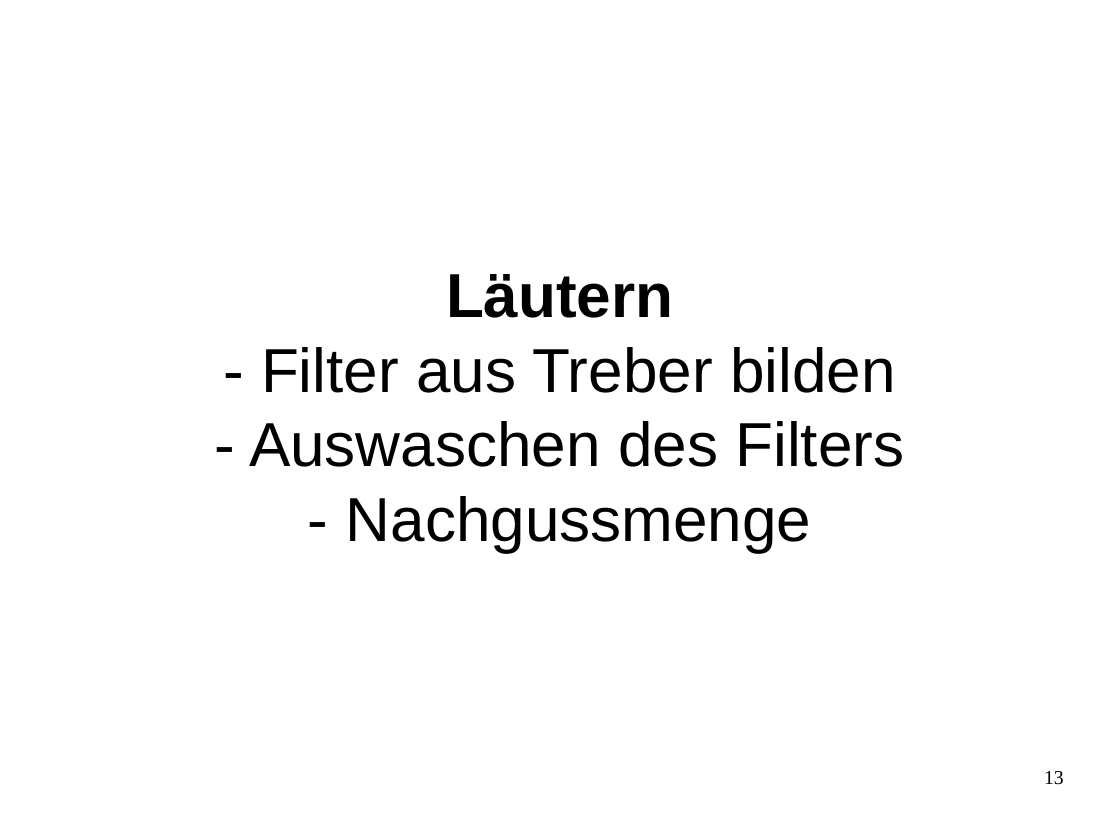
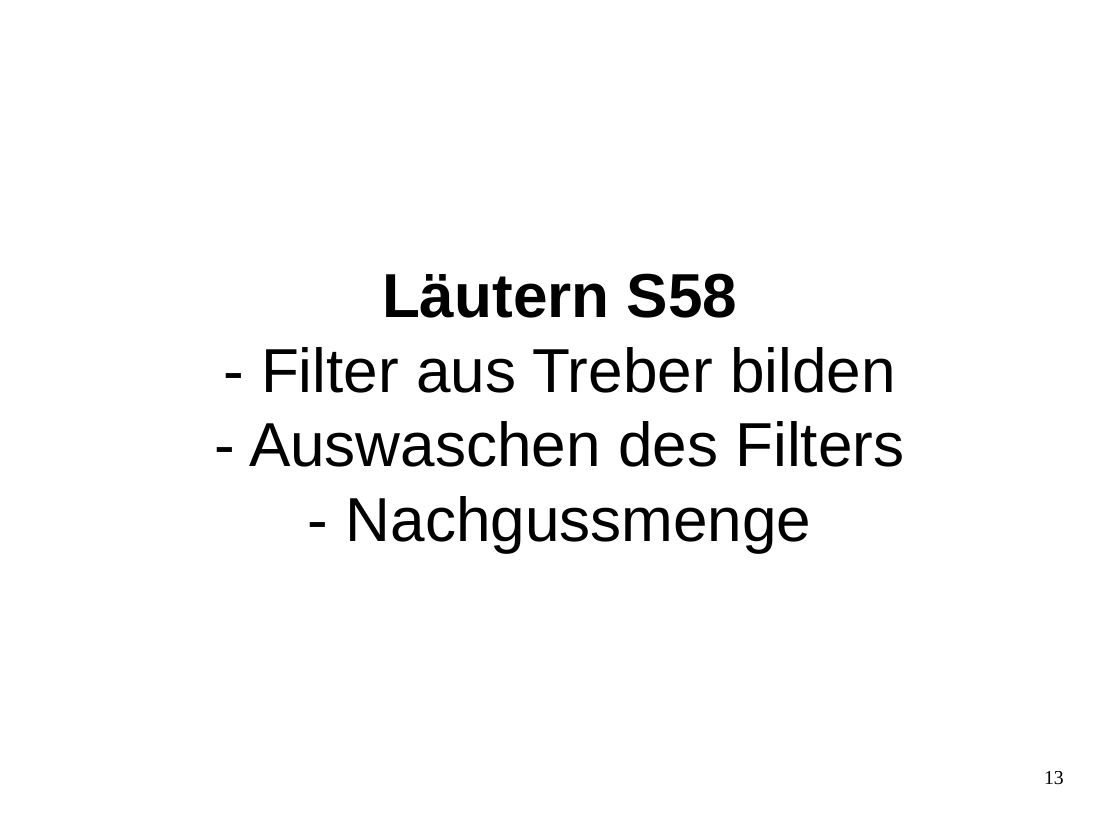
Before and after one commit to sky4walk/documents, a slide deck: slide 13 of Zwieselbrau-Brauseminar-Handkarten.odp. Drawn at 1120x840 pixels with LibreOffice and Linux fonts; fonts in the diff are those of the drawing. Boxes give left, top, right and bottom in pixels: in the first picture for what was removed or moved away, otherwise in the second. Text is boxed around its words. In the diff, an @@ line names an element or a change of style, - is before the commit and + after.

```diff
--- a/Zwieselbrau-Brauseminar-Handkarten.odp
+++ b/Zwieselbrau-Brauseminar-Handkarten.odp
@@ title at (x1=249, y1=273, x2=904, y2=552): text changed @@
-Läutern
-- Filter aus Treber bilden
-- Auswaschen des Filters
-- Nachgussmenge
+Läutern S58
+- Filter aus Treber bilden
+- Auswaschen des Filters
+- Nachgussmenge
```
Also in this commit, not shown: 10 other slides changed, 1 other file.
